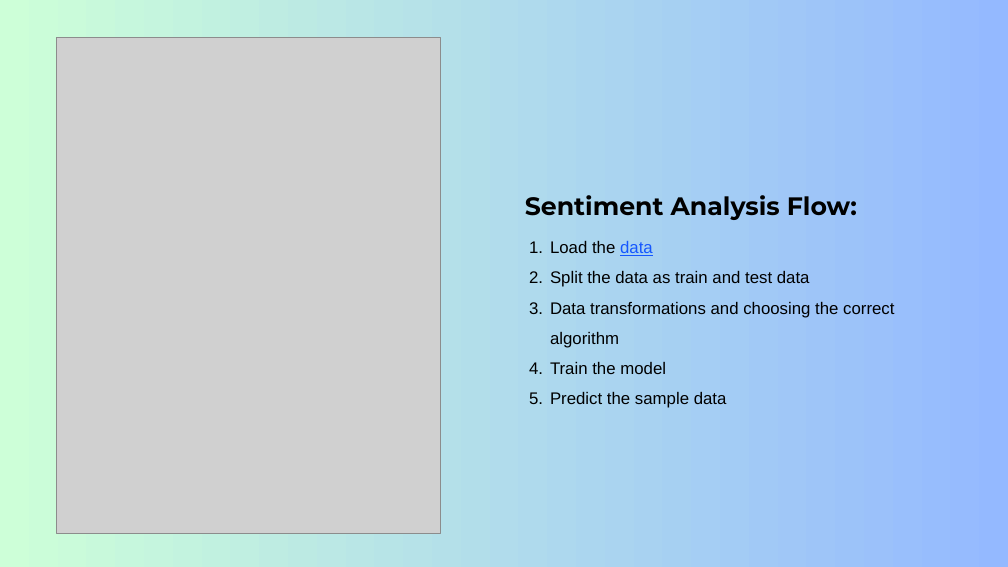
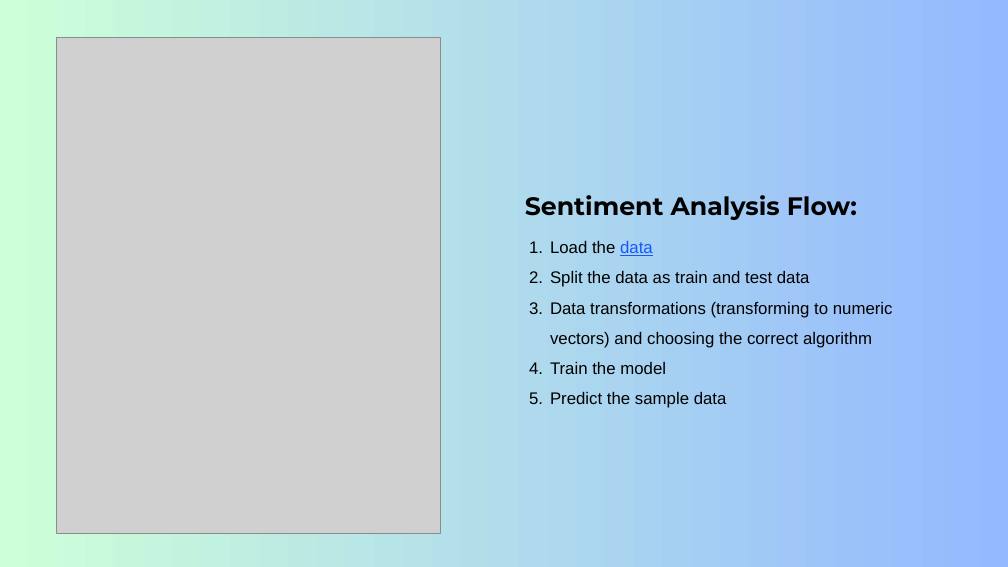
Before and after one commit to EngincanV/presentations, a slide deck: slide 8 of ABP/Dotnet-Conf-2024/Sentiment-Analysis-in-NET.pptx (slide 6 before the commit). Drawn at 1008x567 pixels with LibreOffice and Linux fonts; fonts in the diff are those of the drawing; grey boxes stand for pictures. Boxes give left, top, right and bottom in pixels: in the first picture for what was removed or moved away, otherwise in the second. Text is boxed around its words. In the diff, an @@ line names an element or a change of style, - is before the commit and + after.

```diff
--- a/ABP/Dotnet-Conf-2024/Sentiment-Analysis-in-NET.pptx
+++ b/ABP/Dotnet-Conf-2024/Sentiment-Analysis-in-NET.pptx
@@ text at (550, 301, 893, 348): text changed @@
-3. Data transformations and choosing the correct algorithm
+3. Data transformations (transforming to numeric vectors) and choosing the correct algorithm
```
Also in this commit, not shown: 2 other slides changed, 1 slide added, 1 other file.
